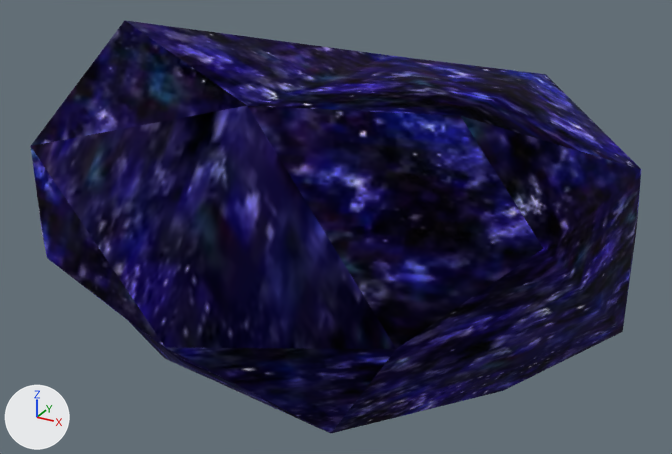
What one commit did to the glTF model assets/models/ITMI_NUGGET.glb.
Camera for both pictures: a 50 mm camera at (0.0993, -0.1741, 0.0831) aimed at (0.0036, 0.0, -0.004). Every picture has the same lights, and +X, +Y and +Z are marked at lower left. Vertices at the same position are counted once.

The older version as bpy lines, for what is in view:
```python
mat_itmi_nugget_01 = principled_material('ITMI_NUGGET_01')
mat_itmi_nugget_01.texture = img_mostoreheap_02
mat_itmi_nugget_01.metallic = 1.0
mat_itmi_nugget_01.roughness = 1.0
me_mesh = bpy.data.meshes.new('Mesh')
me_mesh.from_pydata(...)  # 24 vertices, 44 faces; spans x -0.0662..0.0662, y -0.0579..0.0579, z -0.0438..0.0438
me_mesh.materials.append(mat_itmi_nugget_01)  # picture img_mostoreheap_02
ob_mesh = bpy.data.objects.new('Mesh', me_mesh)
ob_mesh.location = (0.0, 0.0, 0.0)
```
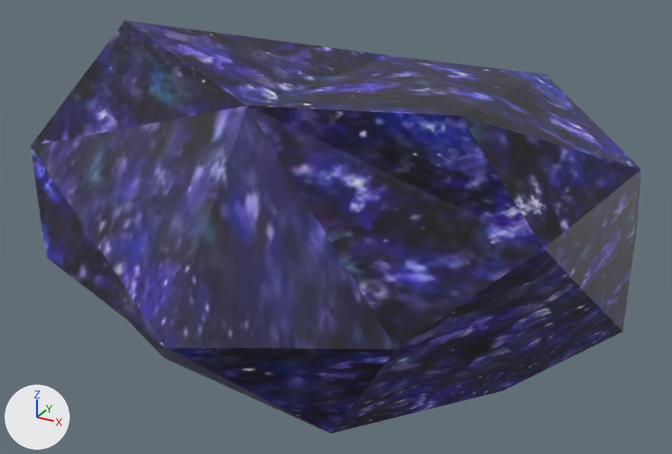
Pixel boxes (x1, y1, x2, y2) of what changed, in the pictures (672 x 454 px):
'Mesh', surface changed, shading changed
    both: (31, 20, 642, 433)
part 1 of me_mesh, shading changed
    both: (461, 74, 642, 331)

What changed in the scene script:
```text
Add img_mostoreheap_02_1:
    img_mostoreheap_02_1 = load_image('MoStOreHeap_02', '_unpacked/MoStOreHeap_02', 256, 256, 'sRGB')
Change mat_itmi_nugget_01:
    mat_itmi_nugget_01.metallic: 1.0 -> 0.0
    mat_itmi_nugget_01.roughness: 1.0 -> 0.5
    mat_itmi_nugget_01.texture: img_mostoreheap_02 -> img_mostoreheap_02_1
Change me_mesh:
    where me_mesh.from_pydata(...)  # 24 vertices, 44 faces; spans x -0.0662..0.0662, y -0.0579..0.0579, z -0.0438..0.0438
    used by ob_mesh; location = (0.0, 0.0, 0.0)
    me_mesh part 1: all 2 faces centred in x 0.0467..0.0627, y 0.013..0.0195, z -0.0028..0.0237 are now shaded flat
```
